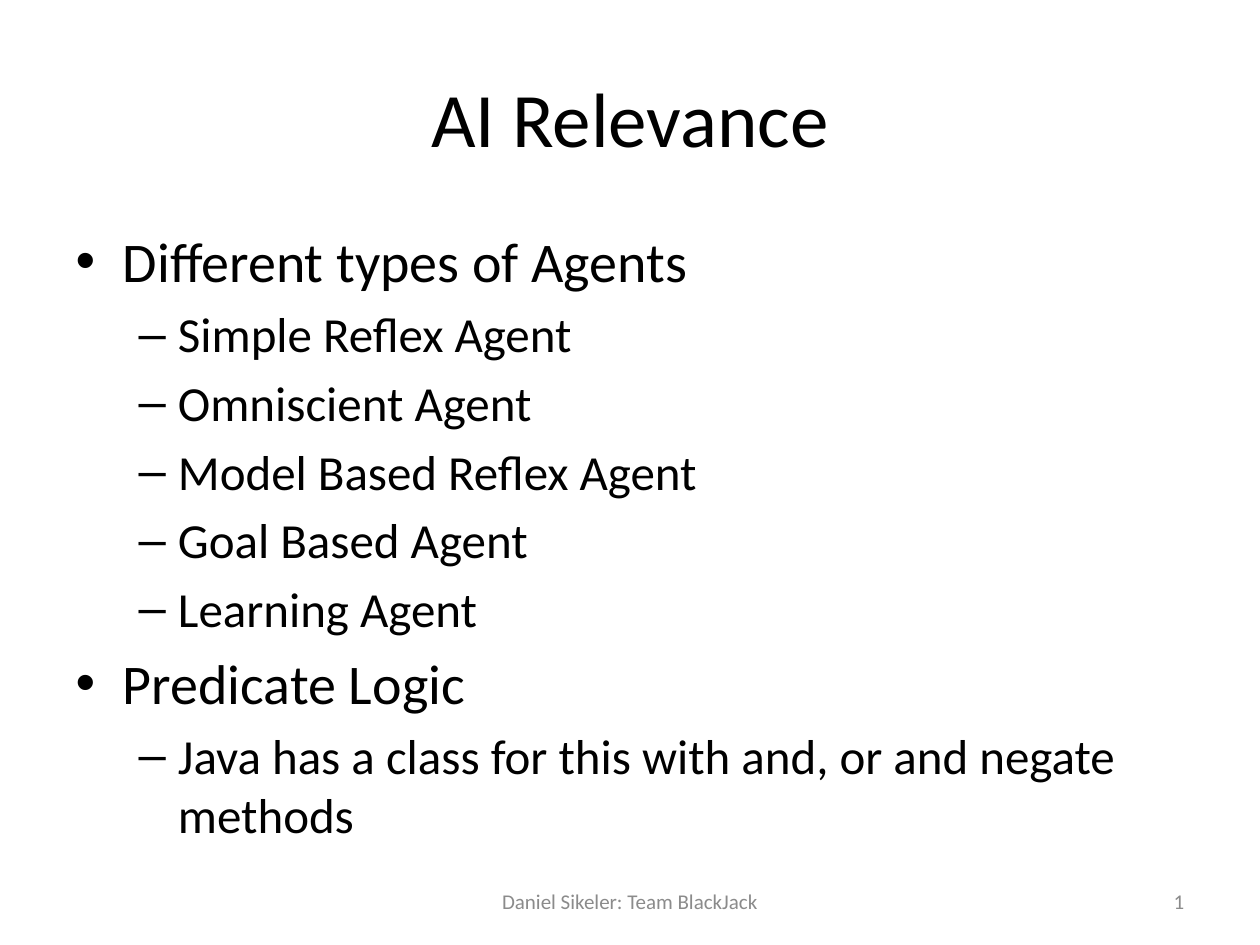
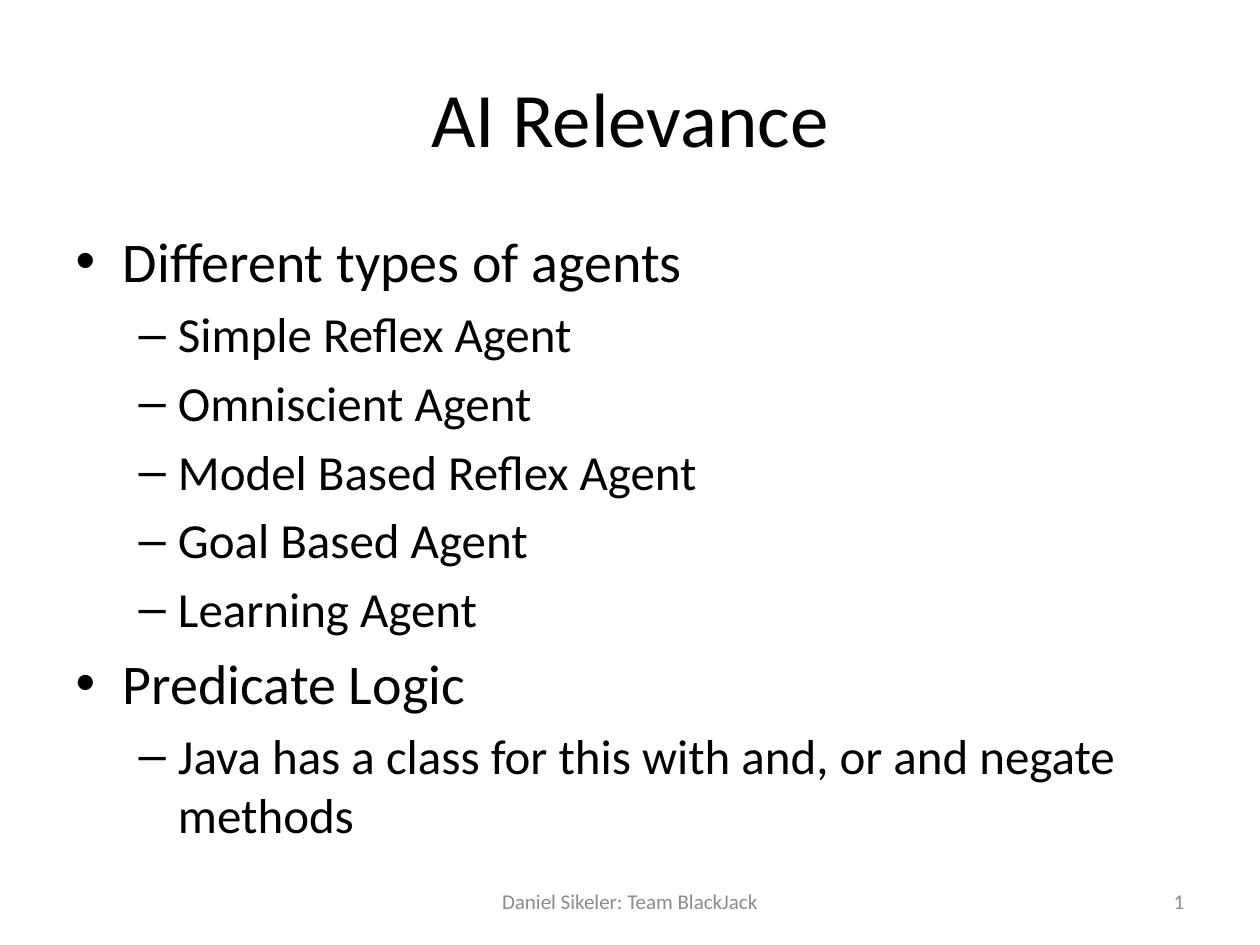
Before and after one commit to mfreiwald/Blackjack_AI, a slide deck: slide 1 of non-src/Presentation/relevance.pptx. Drawn at 1260x945 pixels with LibreOffice and Linux fonts; fonts in the diff are those of the drawing. Boxes give left, top, right and bottom in pixels: in the first picture for what was removed or moved away, otherwise in the second. Text is boxed around its words. In the diff, an @@ line names an element or a change of style, - is before the commit and + after.

```diff
--- a/non-src/Presentation/relevance.pptx
+++ b/non-src/Presentation/relevance.pptx
@@ text at [123, 243, 682, 292]: text changed @@
-• Different types of Agents
+• Different types of agents
```
Also in this commit, not shown: 1 other slide changed.
